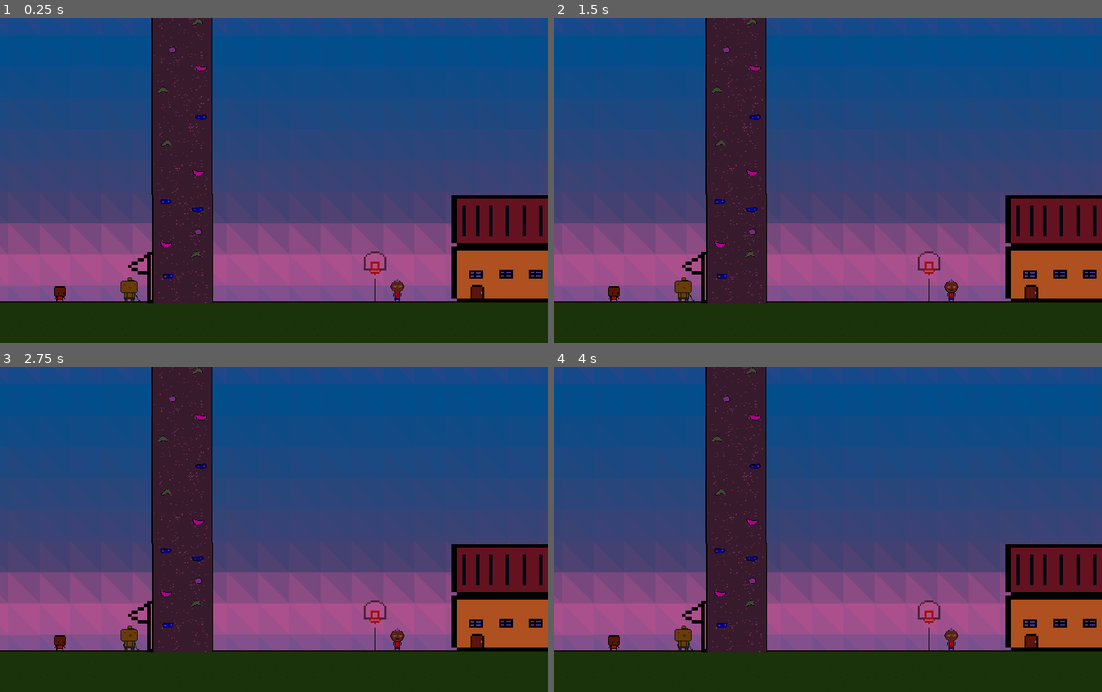
Above: before the commit, frames 1-4 (two rows, left to right).
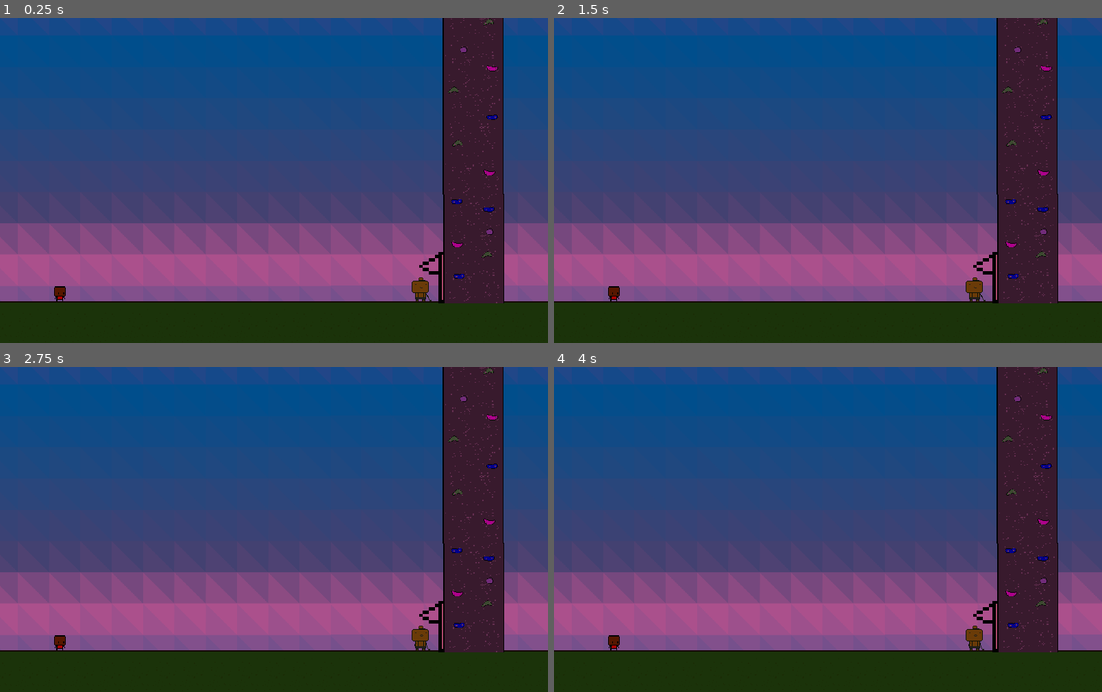
Above: after the commit, the same moments.

Repository: AdamSmif/Sportsball-Adventures
Game: Godot game, scene res://Levels/VillageDemo.tscn
The game is run twice, just before and just after one commit, with the same random seed, the same clock (stepped at 60 frames per second) and the same inputs. This scene is started directly instead of the project's main scene.
Inputs:
- Up to frame 1 (0.25 s): no input
- Up to frame 2 (1.5 s): tap Enter at 0.5 s; hold Up (ui_up) from 0.53 s (still down); tap Space (jump) at 0.77, 1.25 s
- Up to frame 3 (2.75 s): tap Space (jump) at 1.52 s; tap Enter at 2 s; release Up (ui_up) at 2.03 s
- Up to frame 4 (4 s): tap Space (jump) at 2.75, 3.02, 3.77 s; hold Up (ui_up) from 2.78 s (still down); tap Enter at 3.5 s

The runs differ from the first frame. In frame 1, 23% of the frame differs, in the area x 22-100%, y 0-88%; in frame 2, 23%; in frame 3, 23%; in frame 4, 23%.

Commit message:
reeimported buggy song

Diff:
--- a/Levels/VillageDemo.tscn
+++ b/Levels/VillageDemo.tscn
@@ -21,10 +21,9 @@
 [ext_resource path="res://Assets/galaxy+X.tga" type="Texture" id=19]
 [ext_resource path="res://Assets/clouds.png" type="Texture" id=20]
 [ext_resource path="res://Music/villagedemo.wav" type="AudioStream" id=21]
-[ext_resource path="res://Music/Goodnight Mom & Dad.wav" type="AudioStream" id=22]
+[ext_resource path="res://Music/Goodnight Mom _ Dad.wav" type="AudioStream" id=22]
 [ext_resource path="res://Enemies+Allies/Vern Avocado/VernAcovado.tscn" type="PackedScene" id=23]
 [ext_resource path="res://Assets/golflag.png" type="Texture" id=24]
-[ext_resource path="res://Assets/basket.png" type="Texture" id=25]
 
 [node name="VillageDemo" type="Node2D"]
 modulate = Color( 0.686275, 0.317647, 0.552941, 1 )
@@ -184,7 +183,7 @@
 position = Vector2( -138.771, -432.838 )
 
 [node name="Player" parent="." instance=ExtResource( 1 )]
-position = Vector2( -264.46, -453.434 )
+position = Vector2( -604.469, -469.472 )
 
 [node name="GreenGrip" parent="." instance=ExtResource( 16 )]
 position = Vector2( -105.297, -458.057 )
@@ -325,12 +324,9 @@
 autoplay = true
 max_distance = 800.0
 
-[node name="Night Theme" type="AudioStreamPlayer2D" parent="."]
-position = Vector2( -122.187, -1376.09 )
+[node name="Village Theme4" type="AudioStreamPlayer2D" parent="."]
+position = Vector2( -216.833, -1257.06 )
 stream = ExtResource( 22 )
+volume_db = 5.149
 autoplay = true
-max_distance = 300.0
-
-[node name="basket" type="Sprite" parent="Night Theme"]
-position = Vector2( 1360.59, 941.086 )
-texture = ExtResource( 25 )
+max_distance = 800.0
Not shown: 1 places in Levels/VillageDemo.tscn that only renumber resources
Not shown, added: Music/Goodnight Mom _ Dad.wav.import
Not shown, changed: .DS_Store
